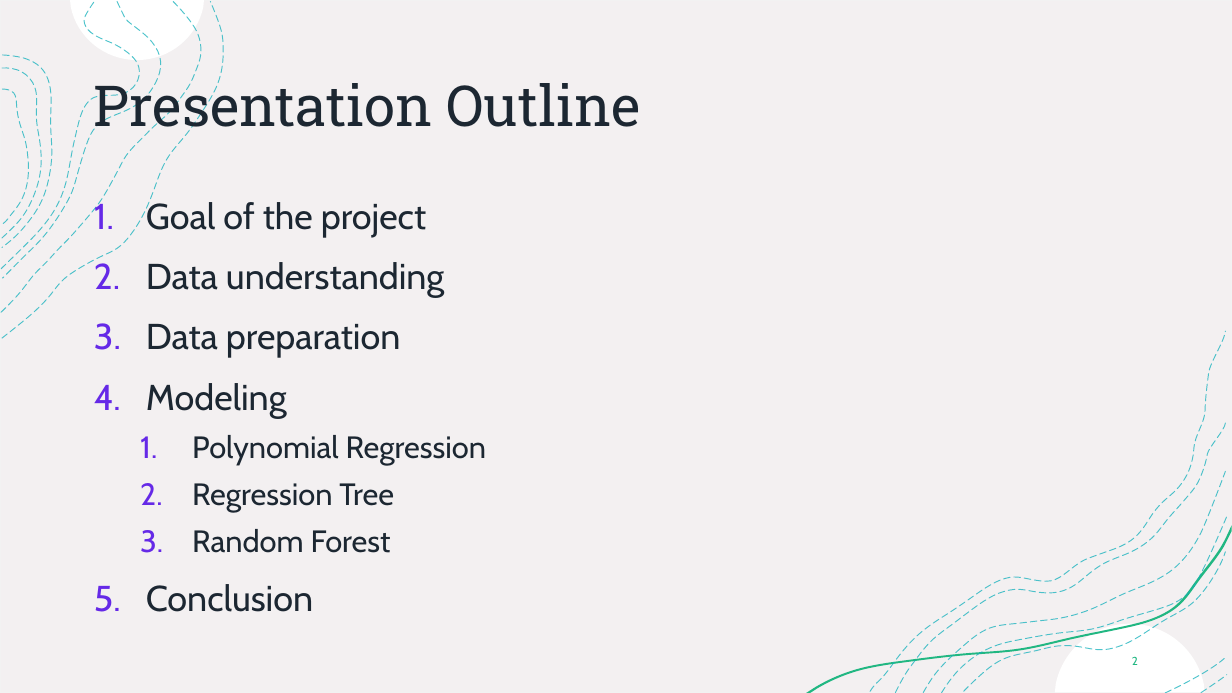
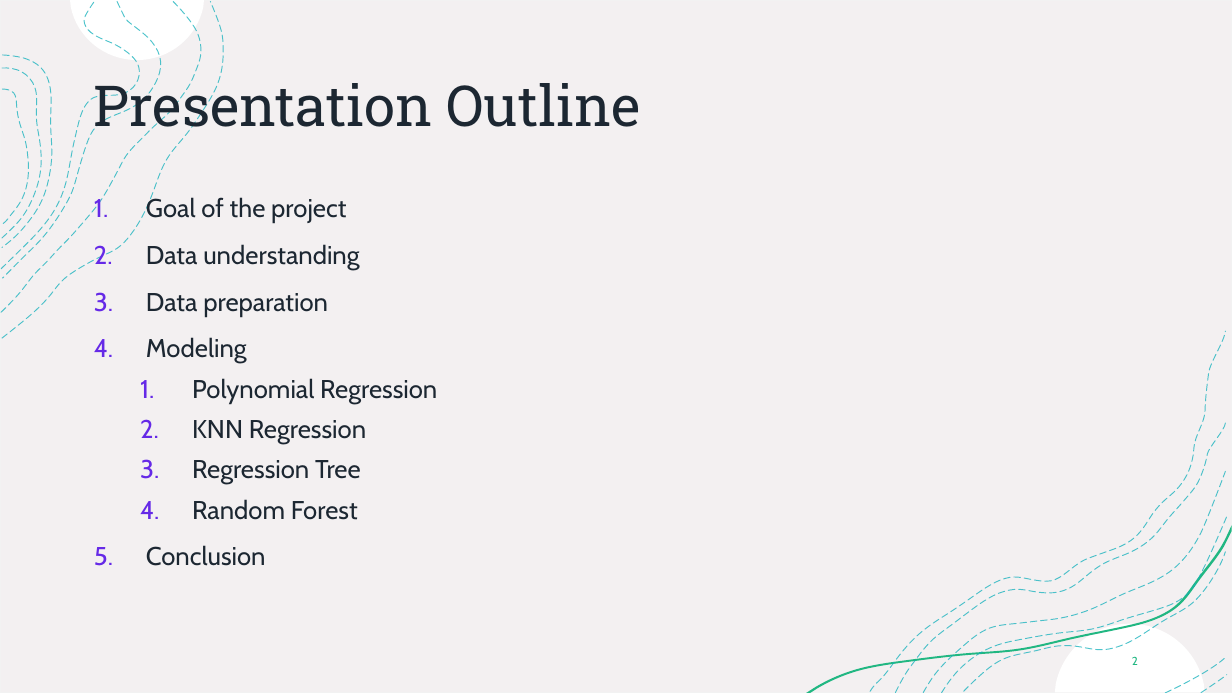
Before and after one commit to joss-thu/MLProj-GermanAirFares, a slide deck: slide 2 of ML-Project.pptx. Drawn at 1232x693 pixels with LibreOffice and Linux fonts; fonts in the diff are those of the drawing. Boxes give left, top, right and bottom in pixels: in the first picture for what was removed or moved away, otherwise in the second. Text is boxed around its words. In the diff, an @@ line names an element or a change of style, - is before the commit and + after.

```diff
--- a/ML-Project.pptx
+++ b/ML-Project.pptx
@@ text at box(146, 196, 437, 566): size 28 to 20 pt in "Goal of the project", "Data understanding", "Data preparation", "Modeling" and 1 more places; size 24 to 20 pt in "Polynomial Regression", "Regression Tree", "Random Forest" @@
@@ text at box(192, 420, 366, 444): paragraph added @@
+  2. KNN Regression
```
Also in this commit, not shown: 6 other slides changed.
